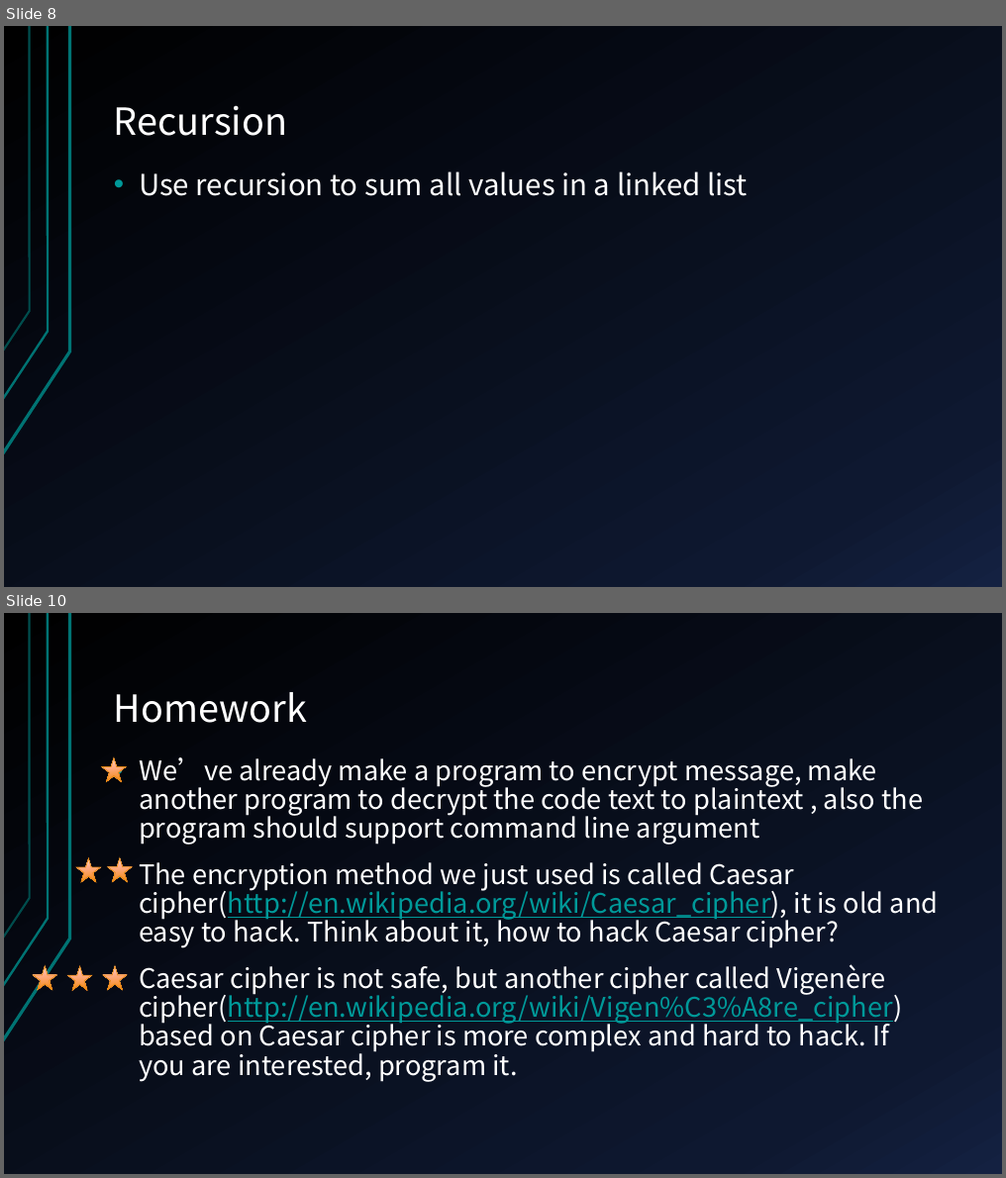
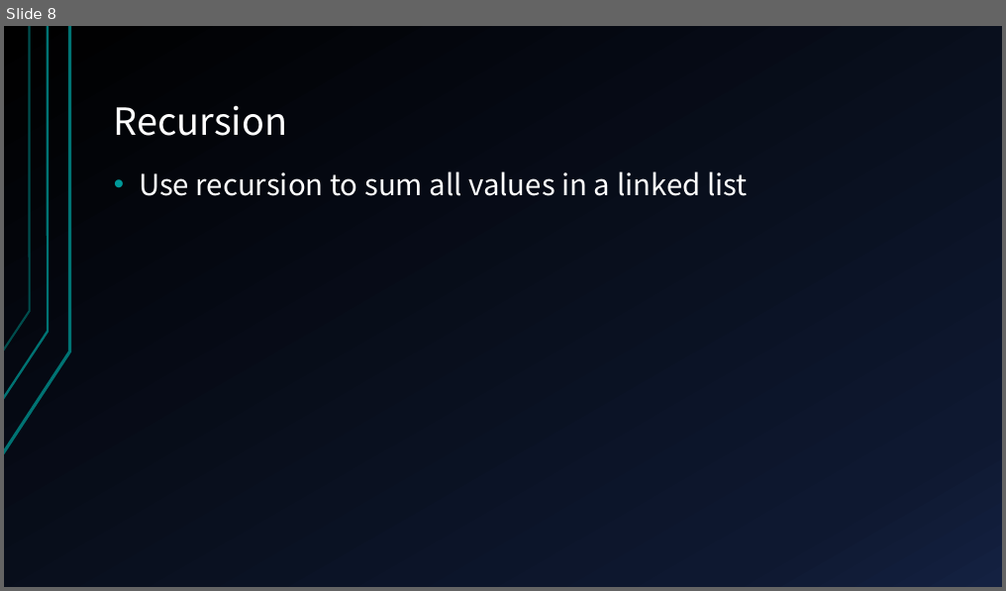
Before and after one commit to Aaron-Cai/C-basis, a slide deck: slide/C Programming Language 2015-1-23.pptx. Shown one above the other, each under a label of ours: slides 8 and 10 before the commit, slide 8 after it; the slides between them are not shown. The pictures are 1006x1178 and 1006x591 pixels, drawn with LibreOffice and Linux fonts; fonts in the diff are those of the drawing. Boxes give left, top, right and bottom in pixels: in the first picture for what was removed or moved away, otherwise in the second. Text is boxed around its words. In the diff, an @@ line names an element or a change of style, - is before the commit and + after.

```diff
--- a/slide/C Programming Language 2015-1-23.pptx
+++ b/slide/C Programming Language 2015-1-23.pptx
@@ slide 10 removed at (x1=4, y1=613, x2=1002, y2=1174), background gradient #000000 to #0F1931 to #142242; not listed: 3 template elements that a slide beside it also shows @@
@@ title removed at (x1=114, y1=692, x2=307, y2=723) @@
-Homework
@@ star removed at (x1=102, y1=759, x2=126, y2=781) @@
@@ text removed at (x1=139, y1=758, x2=939, y2=1082) @@
-• We’ve already make a program to encrypt message, make another program to decrypt the code text to plaintext , also the program should support command line argument
-• The encryption method we just used is called Caesar cipher(http://en.wikipedia.org/wiki/Caesar_cipher), it is old and easy to hack. Think about it, how to hack Caesar cipher?
-• Caesar cipher is not safe, but another cipher called Vigenère cipher(http://en.wikipedia.org/wiki/Vigen%C3%A8re_cipher) based on Caesar cipher is more complex and hard to hack. If you are interested, program it.
@@ star removed at (x1=76, y1=859, x2=100, y2=881) @@
@@ star removed at (x1=108, y1=859, x2=132, y2=881) @@
@@ star removed at (x1=33, y1=966, x2=56, y2=989) @@
@@ star removed at (x1=68, y1=967, x2=91, y2=990) @@
@@ star removed at (x1=103, y1=966, x2=126, y2=989) @@
```
Also in this commit, not shown: 3 slides changed, 2 slides added, 1 other file.
